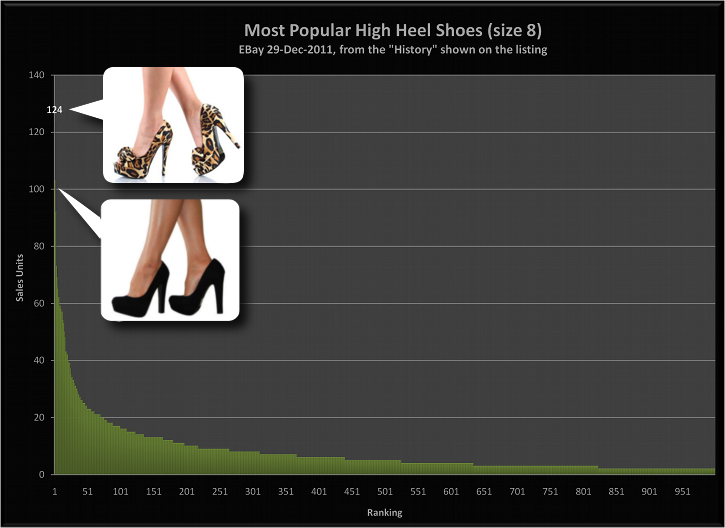
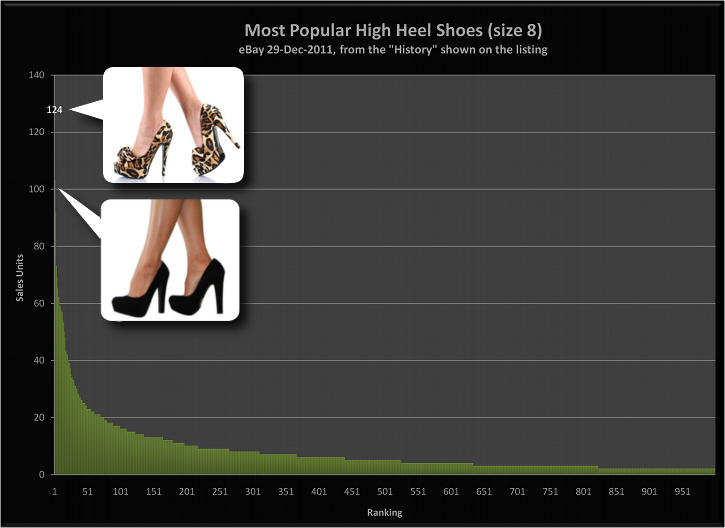
Layers edited between the first and the second 725 x 528 image:
added layer "Shoes.png" above "Background" over [57, 22, 549, 286]
hid "Background" over [57, 22, 549, 286]
